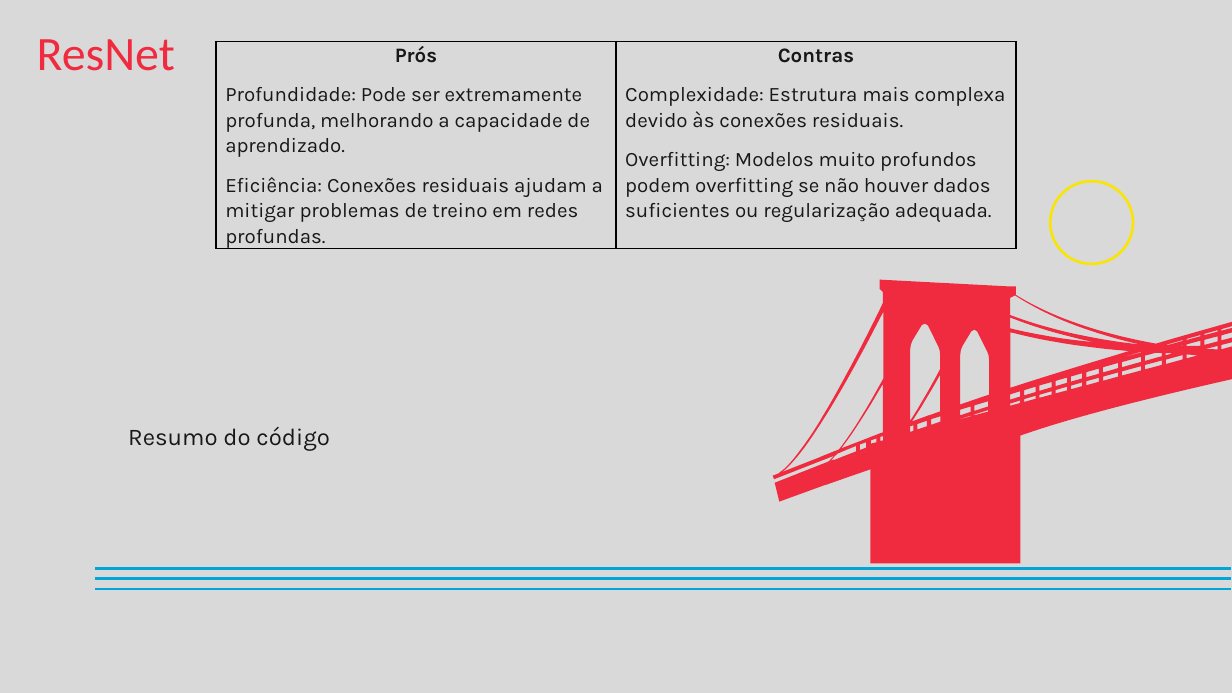
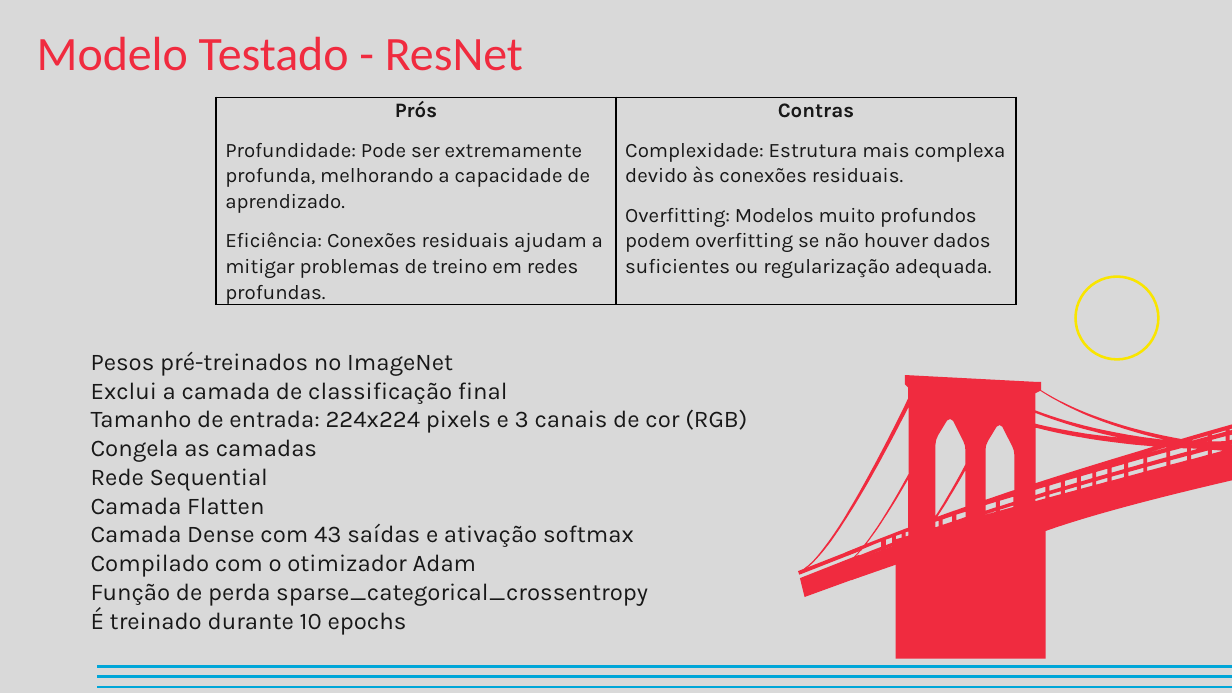
Before and after one commit to beatrizcn7/SAFENET-Bea, a slide deck: slide 12 of Apresentação.pptx (slide 11 before the commit). Drawn at 1232x693 pixels with LibreOffice and Linux fonts; fonts in the diff are those of the drawing. Boxes give left, top, right and bottom in pixels: in the first picture for what was removed or moved away, otherwise in the second. Text is boxed around its words. In the diff, an @@ line names an element or a change of style, - is before the commit and + after.

Commit message:
Apresentação

```diff
--- a/Apresentação.pptx
+++ b/Apresentação.pptx
@@ title at [37, 36, 523, 71]: text changed @@
-ResNet
+Modelo Testado - ResNet
@@ table: place and size @@
-table at [216, 42, 1016, 253]
+table at [216, 97, 1016, 309]
@@ subtitle "Pesos pré-treinados no ImageNet" at [91, 352, 747, 634]: vertical alignment middle to top @@
@@ subtitle at [91, 352, 747, 634]: text changed @@
-Resumo do código
+Pesos pré-treinados no ImageNet
+Exclui a camada de classificação final
+Tamanho de entrada: 224x224 pixels e 3 canais de cor (RGB)
+Congela as camadas
+Rede Sequential
+Camada Flatten
+Camada Dense com 43 saídas e ativação softmax
+Compilado com o otimizador Adam
+Função de perda sparse_categorical_crossentropy
+É treinado durante 10 epochs
@@ 6 freeform shapes, 1 ellipse: place and size @@
-6 freeform shapes, 1 ellipse at [774, 181, 1232, 563]
+6 freeform shapes, 1 ellipse at [798, 277, 1232, 658]
@@ freeform shape: place and size @@
-freeform shape at [95, 578, 1231, 580]
+freeform shape at [97, 675, 1232, 678]
@@ freeform shape: place and size @@
-freeform shape at [95, 567, 1231, 569]
+freeform shape at [97, 665, 1232, 668]
@@ freeform shape: place and size @@
-freeform shape at [95, 588, 1231, 590]
+freeform shape at [97, 686, 1232, 689]
```
Also in this commit, not shown: 8 other slides changed, 18 slides added, 31 slides removed, 3 other files.
